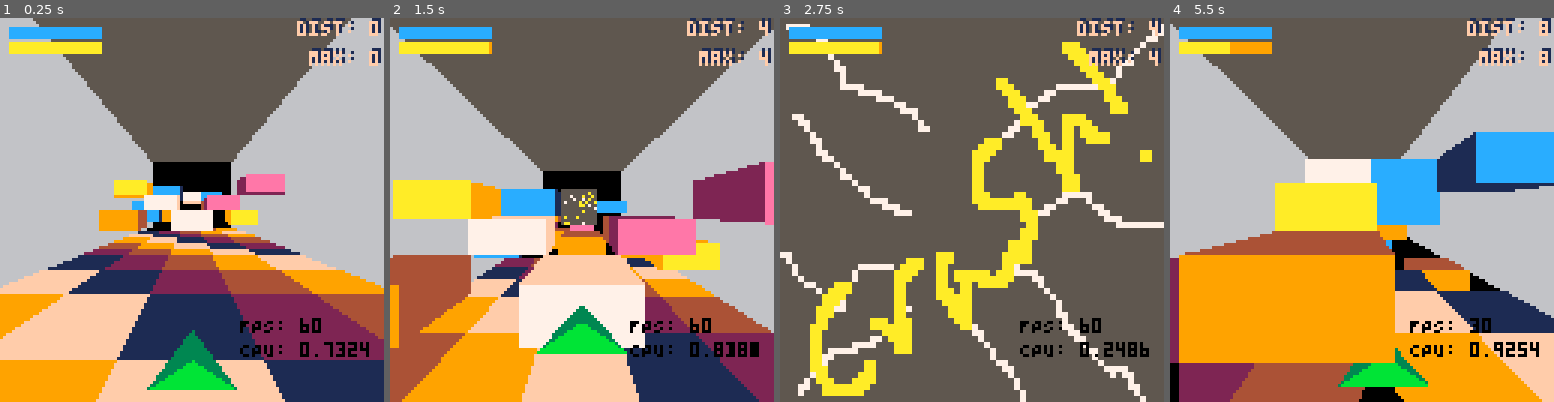
Above: before the commit, frames 1-4 (left to right).
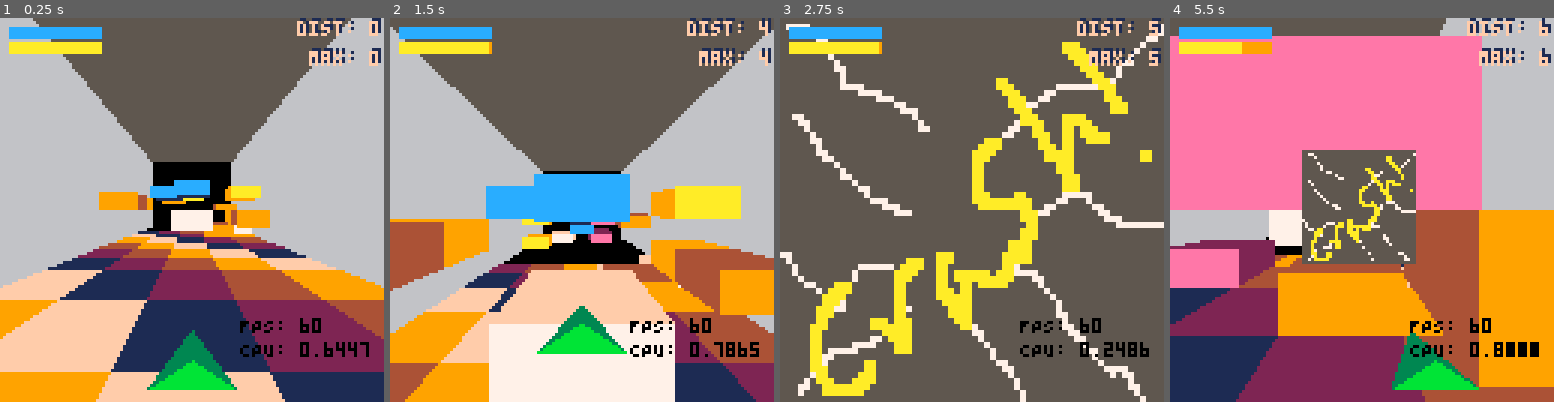
Above: after the commit, the same moments.

Repository: bobgar/pico3d
Game: PICO-8 cartridge 3d.p8
Two runs of this game, one before a commit and one after it. Both use one fixed random seed, a clock stepped at 60 frames per second and the inputs below.
Inputs:
- Up to frame 1 (0.25 s): no input
- Up to frame 2 (1.5 s): tap X (X key) at 0.33, 1.07 s; tap O (Z key) at 0.7 s
- Up to frame 3 (2.75 s): hold Right 1.6-2.1 s; tap O (Z key) at 1.7, 2.1, 2.5 s; tap X (X key) at 1.85 s; hold Up 2.15-2.42 s; hold Right from 2.47 s (still down)
- Up to frame 4 (5.5 s): tap O (Z key) every 0.4 s from 2.9 to 5.3 s; tap X (X key) at 2.97, 4.08, 5.2 s; release Right at 3.03 s; hold Left 3.08-3.58 s; hold Down 3.63-3.97 s; hold Right 4.02-4.68 s; hold Up 4.73-5.03 s; hold Left from 5.08 s (still down)

The runs differ from the first frame. In frame 1, 9.5% of the frame differs, in the area x 0-100%, y 40-93%; in frame 2, 41%; in frame 3, less than 0.1%; in frame 4, 79%, in the area x 0-100%, y 0-100%.

Commit message:
Infinite gen

Diff:
--- a/3d.lua
+++ b/3d.lua
@@ -49,23 +49,22 @@
         {x=0, y=60, z=1.5},
     }
     bottompoints = {playerpoints[1], playerpoints[2], playerpoints[4]}
+    add(bottompoints, {
+        x= (bottompoints[1].x + bottompoints[2].x + bottompoints[3].x)/3.0,
+        y= (bottompoints[1].y + bottompoints[2].y + bottompoints[3].y)/3.0,
+        z= (bottompoints[1].z + bottompoints[2].z + bottompoints[3].z)/3.0})
     --NOTE not actually the center point now, but the most useful one to cast shadows from.
     centerpoint = {x=0, y=60, z=1.35}
-    -- centerpoint = {
-    --     x= (bottompoints[1].x + bottompoints[2].x + bottompoints[3].x)/3.0,
-    --     y= (bottompoints[1].y + bottompoints[2].y + bottompoints[3].y)/3.0,
-    --     z= (bottompoints[1].z + bottompoints[2].z + bottompoints[3].z)/3.0
-    -- }
     _update60 = gameupdate
     _draw = gamedraw
 end
 
 function initlevel()
-    for x=1,xsize do
-        add(level,{})
-        for y=1,ysize do
-            add(level[x], {})
-            for z=1,200 do
+    for z=1,zdist do
+        for x=1,xsize do
+            add(level,{})
+            for y=1,ysize do
+                add(level[x], {})
                 add(level[x][y],{})
                 --level[x][y][z] =  y == ysize or y == (flr(-z/3)%ysize)
 
@@ -74,6 +73,32 @@
                 else
                     level[x][y][z] =  0
                 end
+            end
+        end
+    end
+end
+
+function copyback()
+    for z=2,zdist do
+        for x=1,xsize do
+            for y=1,ysize do
+                level[x][y][z-1] = level[x][y][z]
+            end
+        end
+    end
+end
+
+function generateNewSlice(z)
+    for x=1,xsize do
+        for y=1,ysize do
+            add(level[x], {})
+            add(level[x][y],{})
+            --level[x][y][z] =  y == ysize or y == (flr(-z/3)%ysize)
+
+            if (y == ysize and z<=10) or (z > 5 and rnd() < .1) then
+                level[x][y][z] = (x+z) % #sidecolors +1  --((x+z)%10) +1
+            else
+                level[x][y][z] =  0
             end
         end
     end
@@ -103,12 +128,20 @@
     --if btnp(⬆️) then advance += advancespeed  end
     --if btnp(⬇️) then advance -= advancespeed  end
 
+    local oiz = flr(pz / zstep)
+
     if btnp(❎) and curjumps>0 then vy = jumpheight curjumps-=1 end
     if btn(❎) and vy > 0 and floatmeter > 0 then floatmeter-=1 vy = floatvelocity end
     if btn(🅾️) and burstmeter > 0 then burstmeter -= 1 pz+=advance + burstvelocity vy = 0 end
 
     shipy+=vy
     pz+=advance
+
+    local niz = flr(pz / zstep)
+    if(oiz != niz) then
+        copyback()
+        generateNewSlice(zdist)
+    end
 
     if curtick % rechargespeed == 0 then
         if burstmeter < maxburstmeter then burstmeter +=1 end
@@ -122,10 +155,10 @@
     for shippoint in all(playerpoints) do
         local ix = (shippoint.x*scale + x) / xstep
         local iy = ((shippoint.y-60)*scale + y) / ystep
-        local iz = ((shippoint.z-1)*scale + z) / zstep
+        local iz = ((shippoint.z-1)*scale + z%zstep) / zstep
 
         --Make sure we're in bounds.  Not sure whether to count this as true or false, but for now true.
-        if ix<=0 or ix > xsize or iy > ysize or iz > 200  then return true end
+        if iy > ysize then return true end
         if iz<=0 or iy<=0  then return false end
 
         --printh("ix: " .. ix .. "  iy: " .. iy .. "  iz: " .. iz .. "  cell value: " ..  level[ceil(ix)][ceil(iy)][ceil(iz)])-- .. "  cell  " .. level[ceil(ix)][ceil(ny)][ceil(iz)] )
@@ -145,7 +178,7 @@
         printh("fall through the ground crash")
         crash()
     -- If there is ground in the next space we'd go to
-    elseif checkcollisionwithallpoints(shipx + xstep * 2.5, (shipy+vy+gravity + ystep * 4), shipz + pz + zoffset, 1) then
+    elseif checkcollisionwithallpoints(shipx + xstep * 2.5, (shipy+vy+gravity + ystep * 4), shipz + pz%zstep + zoffset, 1) then
         -- if we're still going up, were jumping into a block so crash
         if vy < -.01 then crash() printh("jump crash") return end
         --Otherwise, we're on ground.  reset max jumps and set y velocity to 0
@@ -158,12 +191,10 @@
         ontheground = false
     end
 
-
-    if checkcollisionwithallpoints(shipx + xstep * 2.5, shipy + ystep * 4 -3, shipz + pz + zoffset, .8) then
+    if checkcollisionwithallpoints(shipx + xstep * 2.5, shipy+ ystep * 4-12, shipz + pz%zstep + zoffset, 1) then
         printh("collision crash")
         crash()
     end
-
 end
 
 function crash()
@@ -184,13 +215,13 @@
 function gamedraw()
     local ix = ceil( (shipx + xstep * 2.5) / xstep)
     local iy = ceil( (shipy + ystep * 4) / ystep)
-    local iz = ceil( (shipz + pz) / zstep)
+    local iz = 1-- ceil( (shipz + pz) / zstep)
 
     --printh("ix: " .. ix .. "  iy: " .. iy .. "  iz: " .. iz .. "  cell value: " ..  level[ceil(ix)][ceil(iy)][ceil(iz)])
 
     drawbox()
 
-    for z=flr(pz+zdist),flr(pz-1), -1.0 do
+    for z=zdist,1, -1.0 do
         for y=ysize,1,-1 do
             for x=1,xsize do
                 if level[x][y][z] != 0 then
@@ -281,7 +312,7 @@
 end
 
 function drawcubefronts(x,y,iz, c)
-    local z = iz - pz
+    local z = iz - pz%zstep
 
     local cz = z * zstep
     if cz < 0 then return end
@@ -308,7 +339,7 @@
 end
 
 function drawcubemids(x,y,iz, c)
-    local z = iz - pz
+    local z = iz - pz%zstep
 
     local cz = z * zstep
     if cz < 0 then return end
@@ -389,10 +420,10 @@
     local p = centerpoint
         local ix = ceil((shipx + p.x + xstep * 2.5) / xstep)
         local iy = ceil((shipy + (p.y-60) + ystep * 4) / ystep)
-        local iz = ceil((shipz + (p.z-1) + pz) / zstep)
+        local iz = ceil((shipz + (p.z-1) + pz%zstep ) / zstep)
         add(yhits, nil)
-        if iy < 1 then iy = 1 end
-        for cury=iy,ysize,1 do
+        if iy < 0 then iy = 0 end
+        for cury=iy+1,ysize,1 do
             --printh("ix: " .. ix .. "  iy: " .. iy .. "  iz: " .. iz)-- .. "  cell value: " ..  level[ceil(ix)][ceil(iy)][ceil(iz)])
             if level[ix][cury][iz] != 0 then
                 yhits[ind] = cury
Not shown, changed: 3d.p8.png
